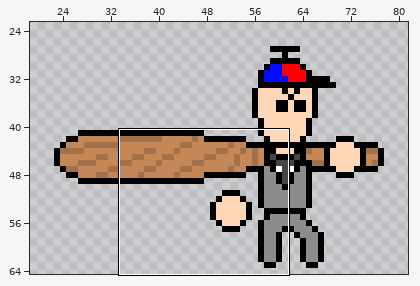
One commit to this pixel-art file: Assets/Enemies/Bat-tle Boi/Walking Right/Bat-tleBoiRightWalk.ase. The picture above shows the old version from afar; the outline marks the close-up.
Close-up. Before:
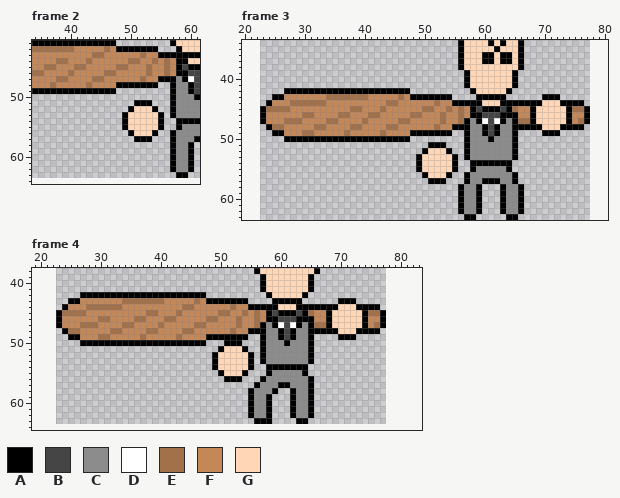
55x37 pixels, 4 frames. Shown: frame 2: x 34..61, y 41..64; frame 3: x 20..80, y 34..63; frame 4: x 19..83, y 38..64. The old version is drawn lined up with the new one, on the new canvas. The wide view leaves out empty margins.
Visible layers, top first: "Layer 2", "Layer 1".
Palette (. is transparent): A #000000  B #454545  C #8c8c8c  D #ffffff  E #a27049  F #c38758  G #ffd7b7
Pixels before, frame 2, first column x 34:
41 AAAAAAAAAAAAAA.........AGGGG
42 EEEEEEEFFFFFEFAAAAAAA...AGGG
43 FFFFFFFFFFEEFFFFFFEFFAAAAAAA
44 FFFFEEFFFEFFFFFFEEFFEFEFAAGG
45 FFEEFFFEEFFFFFEEFFFEFFEFABAA
46 EEFFFFEFFFFFEEFFFFFEFFEFAABB
47 FFFFEEFFFFEEFFFFFFEFFAAACADB
48 FFFEFFFFFEFFFFAAAAAAA..ACCAB
49 AAAAAAAAAAAAAA.........ACCAB
50 .......................ACCCA
51 .................AAA...ACCCC
52 ................AGGGA..ACCCC
53 ...............AGGGGGA.ACCCC
54 ...............AGGGGGA..AAAA
55 ...............AGGGGGA..ACCC
56 ................AGGGA..ACCCC
57 .................AAA...ACCCA
58 .......................ACCA.
59 .......................ACCA.
60 .......................ACCA.
61 .......................ACCA.
62 .......................ACCA.
63 ........................AA..
Pixels before, frame 3, first column x 23:
34 .................................AGGGGAGAGGA...........
35 .................................AGGGGGAGGGA...........
36 .................................AGGGAAGAAGA...........
37 .................................AGGGAAGAAGA...........
38 .................................AGGGGGGGGGA...........
39 ..................................AGGGGGGGA............
40 ..................................AGGGGGGGA............
41 ..................................AGGGGGGGA............
42 ....AAAAAAAAAAAAAAAAAAAAA..........AGGGGGA.............
43 ..AAFFFFFFFEEEEEEEFFFFFEFAAAAAAA....AAAAA......AAA.....
44 .AFFFEEEEEEFFFFFFFFFFEEFFFFFFEFFAAAAAGGGAAAAAAAGGGAAAA.
45 AEEEEFFFFFFFFFFEEFFFEFFFFFFEEFFEFEFABAAABAEFFAGGGGGAEEA
46 AFFFFFFEEFFFFEEFFFEEFFFFFEEFFFEFFEFAABBBAAAFFAGGGGGAFFA
47 AFFFEEEFFFFEEFFFFEFFFFFEEFFFFFEFFEACADBDACAEEAGGGGGAFEA
48 .AEEFFFFFEEFFFFEEFFFFEEFFFFFFEFFAAACCABACCAAAAAGGGAAAA.
49 ..AAFFFEEFFFFFEFFFFFEFFFFAAAAAAA..ACCABACCA....AAA.....
50 ....AAAAAAAAAAAAAAAAAAAAA.........ACCCACCCA............
51 ............................AAA...ACCCCCCCA............
52 ...........................AGGGA..ACCCCCCCA............
53 ..........................AGGGGGA.ACCCCCCCA............
54 ..........................AGGGGGA..AAAAAAA.............
55 ..........................AGGGGGA..ACCCCCA.............
56 ...........................AGGGA..ACCCCCCCA............
57 ............................AAA...ACCAAACCA............
58 .................................ACCA...ACCA...........
59 .................................ACCA...ACCA...........
60 .................................ACCA...ACCA...........
61 .................................ACCA...ACCA...........
62 .................................ACCA...ACCA...........
63 ..................................AA.....AA............
Pixels before, frame 4, first column x 23:
38 .................................AGGGGGGGGGA...........
39 ..................................AGGGGGGGA............
40 ..................................AGGGGGGGA............
41 ..................................AGGGGGGGA............
42 ....AAAAAAAAAAAAAAAAAAAAA..........AGGGGGA.............
43 ..AAFFFFFFFEEEEEEEFFFFFEFAAAAAAA....AAAAA......AAA.....
44 .AFFFEEEEEEFFFFFFFFFFEEFFFFFFEFFAAAAAGGGAAAAAAAGGGAAAA.
45 AEEEEFFFFFFFFFFEEFFFEFFFFFFEEFFEFEFABAAABAEFFAGGGGGAEEA
46 AFFFFFFEEFFFFEEFFFEEFFFFFEEFFFEFFEFAABBBAAAFFAGGGGGAFFA
47 AFFFEEEFFFFEEFFFFEFFFFFEEFFFFFEFFEACADBDACAEEAGGGGGAFEA
48 .AEEFFFFFEEFFFFEEFFFFEEFFFFFFEFFAAACCABACCAAAAAGGGAAAA.
49 ..AAFFFEEFFFFFEFFFFFEFFFFAAAAAAA..ACCABACCA....AAA.....
50 ....AAAAAAAAAAAAAAAAAAAAA...AAA...ACCCACCCA............
51 ...........................AGGGA..ACCCCCCCA............
52 ..........................AGGGGGA.ACCCCCCCA............
53 ..........................AGGGGGA.ACCCCCCCA............
54 ..........................AGGGGGA..AAAAAAA.............
55 ...........................AGGGA...ACCCCCA.............
56 ............................AAA...ACCCCCCCA............
57 .................................ACCCAACCCA............
58 ................................ACCCA..ACCA............
59 ................................ACCA...ACCA............
60 ................................ACCA...ACCA............
61 ................................ACCA...ACCA............
62 ................................ACCA...ACCA............
63 .................................AAA....AA.............
New version:
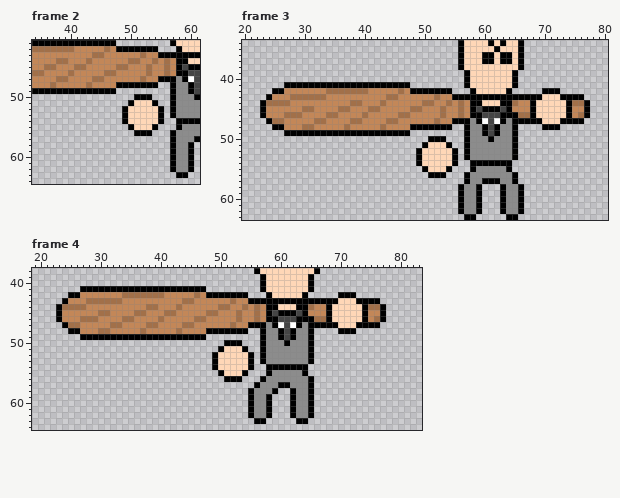
The exact change:
canvas 55x37 -> 100x65, the old top-left corner now at 23,27
Changed rows in their new state; - is an unchanged pixel.
Frame 2:
first column x 49:
50 --AAA--
51 -AGGGA-
52 AG---GA
55 .A---A.
56 -.AAA.-
57 --...--
Frame 3:
first column x 23:
41 ----AAAAAAAAAAAAAAAAAAAAA------------------------------
42 --AAFFFFFFFEEEEEEEFFFFFEFAAAAAAA---------------AAA-----
43 -AFF-EEEEEEFFFFFFF---EEF-FFFFEFFAAAA-----AAAAAAGGGAAAA-
44 AEEEEFFFFFF----EE---EFF----EEF-EFEF-------EFF-G---G-EEA
45 -FFFF--EE----EEFF-EEF----EEFF-EF----------F---------FF-
46 ----EEEFF--EEFF--EFF---EEFF----------------EE--------E-
47 .AEEFFF--EEFF--EEF---EEFF----EF-AA---------AA-A---A-AA.
48 -.AA---EEFF---EFF---EFF--AAAAAAA..---------....AAA....-
49 --..AAAAAAAAAAAAAAAAAAAAA.......---------------...-----
50 ----.....................---AAA------------------------
51 ---------------------------AGGGA-----------------------
52 --------------------------AG---GA----------------------
55 --------------------------.A---A.----------------------
56 ---------------------------.AAA.-----------------------
57 ----------------------------...------------------------
Frame 4:
first column x 23:
41 ----AAAAAAAAAAAAAAAAAAAAA------------------------------
42 --AAFFFFFFFEEEEEEEFFFFFEFAAAAAAA---------------AAA-----
43 -AFF-EEEEEEFFFFFFF---EEF-FFFFEFFAAAA-----AAAAAAGGGAAAA-
44 AEEEEFFFFFF----EE---EFF----EEF-EFEF-------EFF-G---G-EEA
45 -FFFF--EE----EEFF-EEF----EEFF-EF----------F---------FF-
46 ----EEEFF--EEFF--EFF---EEFF----------------EE--------E-
47 .AEEFFF--EEFF--EEF---EEFF----EF-AA---------AA-A---A-AA.
48 -.AA---EEFF---EFF---EFF--AAAAAAA..---------....AAA....-
49 --..AAAAAAAAAAAAAAAAAAAAA.......---------------...-----
50 ----.....................------------------------------
first column x 58:
63 .
Changed places in both close-ups, as pixel boxes (x1, y1, x2, y2):
changed: (122, 94, 164, 142)
changed: (260, 82, 476, 184)
changed: (506, 88, 590, 136)
changed: (56, 286, 272, 346)
changed: (302, 292, 386, 340)
erased: (266, 418, 272, 424)
